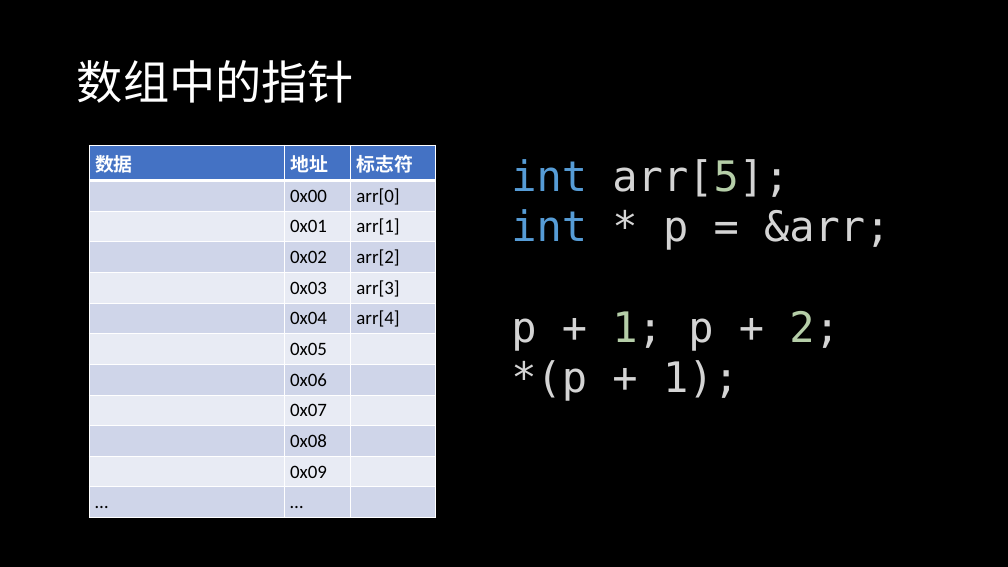
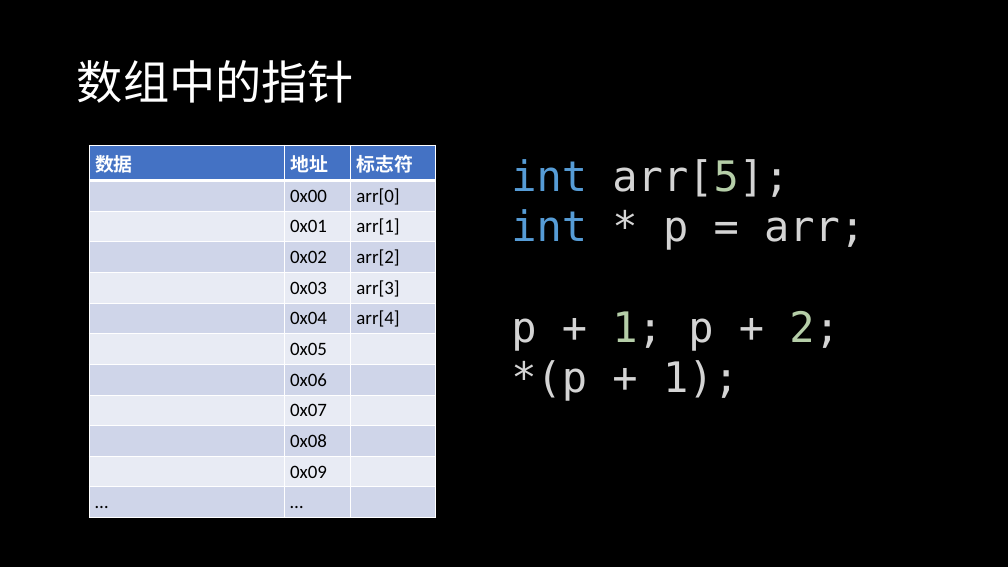
Before and after one commit to lightyears1998/a-gzhu-coder, a slide deck: slide 19 of freshman/C++特性：指针.pptx. Drawn at 1008x567 pixels with LibreOffice and Linux fonts; fonts in the diff are those of the drawing. Boxes give left, top, right and bottom in pixels: in the first picture for what was removed or moved away, otherwise in the second. Text is boxed around its words. In the diff, an @@ line names an element or a change of style, - is before the commit and + after.

```diff
--- a/freshman/C++特性：指针.pptx
+++ b/freshman/C++特性：指针.pptx
@@ text at [511,209,865,250]: text changed @@
-int * p = &arr;
+int * p = arr;
```
Also in this commit, not shown: 4 other slides changed.
